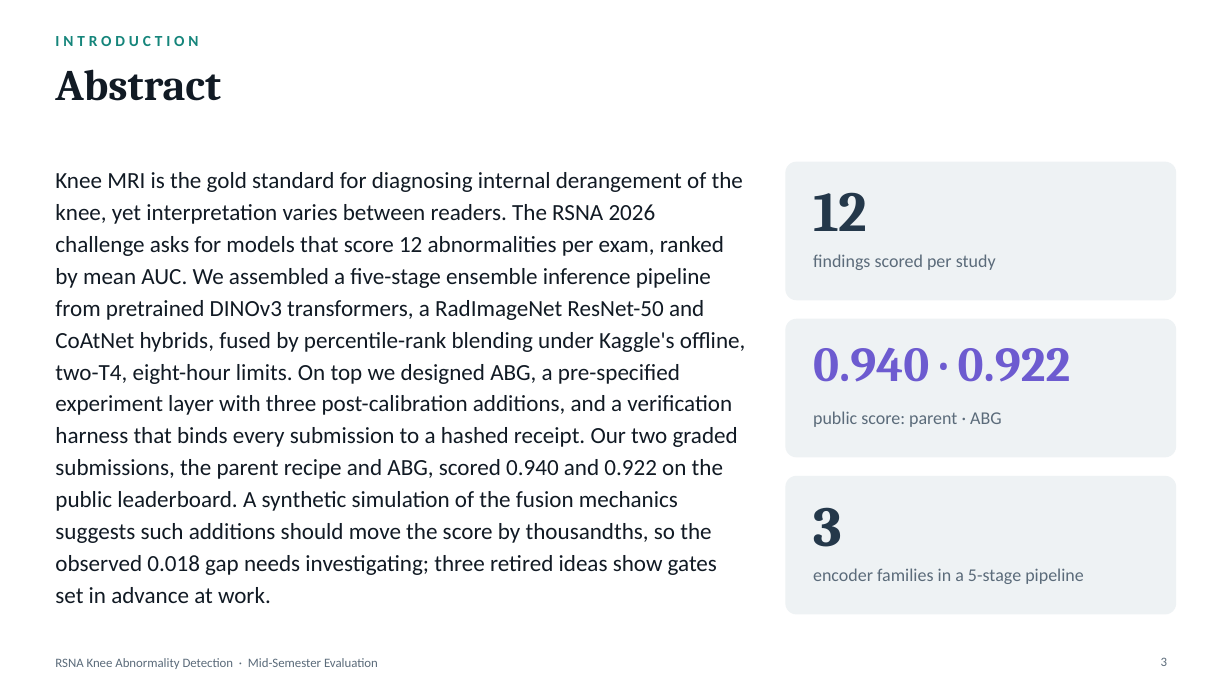
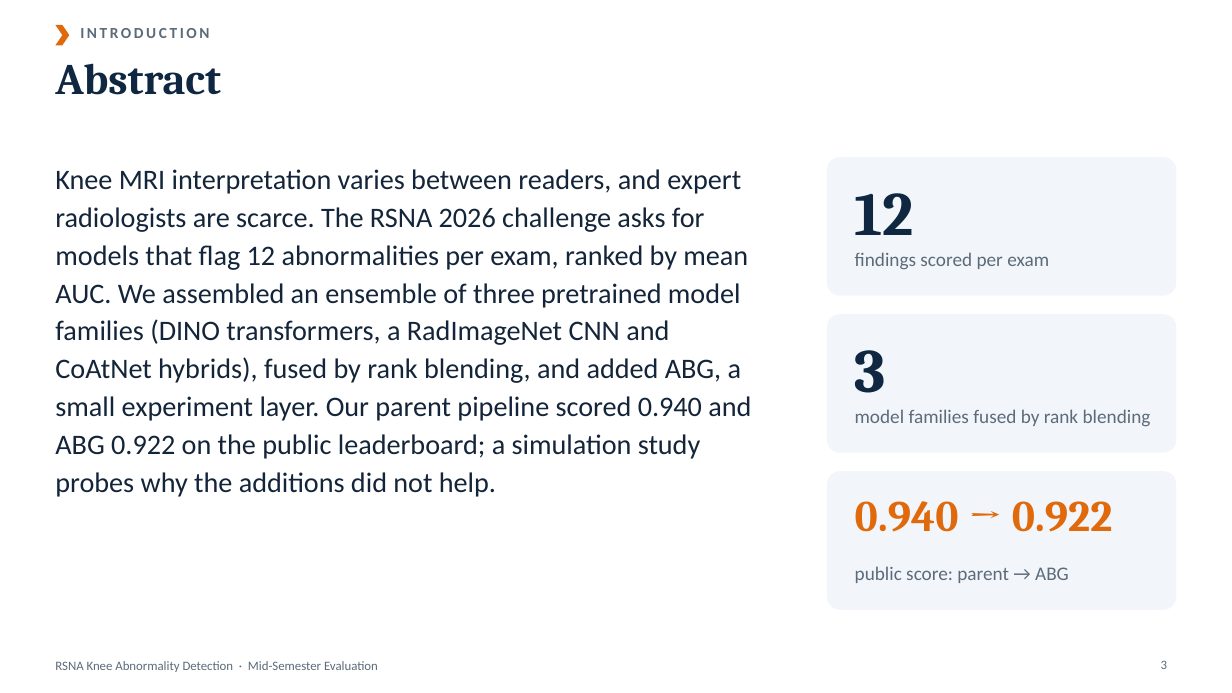
Before and after one commit to abhijitkar10/Sarth, a slide deck: slide 3 of RSNA_Knee_MRI_MidSem_Deck.pptx. Drawn at 1232x693 pixels with LibreOffice and Linux fonts; fonts in the diff are those of the drawing. Boxes give left, top, right and bottom in pixels: in the first picture for what was removed or moved away, otherwise in the second. Text is boxed around its words. In the diff, an @@ line names an element or a change of style, - is before the commit and + after.

```diff
--- a/RSNA_Knee_MRI_MidSem_Deck.pptx
+++ b/RSNA_Knee_MRI_MidSem_Deck.pptx
@@ chevron added at (x1=55, y1=25, x2=69, y2=45), fill #E0690C @@
@@ text "INTRODUCTION" moved from (x1=55, y1=36, x2=198, y2=46) to (x1=80, y1=28, x2=209, y2=38) @@
@@ text "INTRODUCTION" at (x1=80, y1=28, x2=209, y2=38): text colour #15857B to #5C6B7A, letter spacing 3 to 2 pt; less space between paragraphs @@
@@ title "Abstract" at (x1=55, y1=63, x2=221, y2=95): text colour #111A24 to #0F2740 @@
@@ text at (x1=55, y1=169, x2=751, y2=497): text changed; size 18 to 22 pt; text colour #111A24 to #14253A @@
-Knee MRI is the gold standard for diagnosing internal derangement of the knee, yet interpretation varies between readers. The RSNA 2026 challenge asks for models that score 12 abnormalities per exam, ranked by mean AUC. We assembled a five-stage ensemble inference pipeline from pretrained DINOv3 transformers, a RadImageNet ResNet-50 and CoAtNet hybrids, fused by percentile-rank blending under Kaggle's offline, two-T4, eight-hour limits. On top we designed ABG, a pre-specified experiment layer with three post-calibration additions, and a verification harness that binds every submission to a hashed receipt. Our two graded submissions, the parent recipe and ABG, scored 0.940 and 0.922 on the public leaderboard. A synthetic simulation of the fusion mechanics suggests such additions should move the score by thousandths, so the observed 0.018 gap needs investigating; three retired ideas show gates set in advance at work.
+Knee MRI interpretation varies between readers, and expert radiologists are scarce. The RSNA 2026 challenge asks for models that flag 12 abnormalities per exam, ranked by mean AUC. We assembled an ensemble of three pretrained model families (DINO transformers, a RadImageNet CNN and CoAtNet hybrids), fused by rank blending, and added ABG, a small experiment layer. Our parent pipeline scored 0.940 and ABG 0.922 on the public leaderboard; a simulation study probes why the additions did not help.
@@ rounded rectangle resized from (x1=786, y1=162, x2=1177, y2=300) to (x1=827, y1=157, x2=1177, y2=296) @@
@@ text "12" moved from (x1=813, y1=192, x2=867, y2=231) to (x1=855, y1=193, x2=914, y2=235) @@
@@ text "12" at (x1=855, y1=193, x2=914, y2=235): size 44 to 48 pt, text colour #24384A to #0F2740 @@
@@ text at (x1=855, y1=252, x2=1049, y2=270): text changed; size 14 to 15 pt; text colour #5B6B7A to #5C6B7A @@
-findings scored per study
+findings scored per exam
@@ rounded rectangle resized from (x1=786, y1=319, x2=1177, y2=457) to (x1=827, y1=314, x2=1177, y2=453) @@
@@ text "3" at (x1=855, y1=350, x2=886, y2=393): size 44 to 48 pt, text colour #24384A to #0F2740 @@
@@ text "3" moved from (x1=813, y1=507, x2=842, y2=547) to (x1=855, y1=350, x2=886, y2=393) @@
@@ text added at (x1=855, y1=409, x2=1151, y2=427), 15 pt, text #5C6B7A @@
+model families fused by rank blending
@@ fill #EEF2F4 to #F2F6FA; proportions changed in 3 elements at (x1=827, y1=157, x2=1177, y2=296), (x1=827, y1=314, x2=1177, y2=453), (x1=827, y1=471, x2=1177, y2=610) @@
@@ rounded rectangle resized from (x1=786, y1=476, x2=1177, y2=615) to (x1=827, y1=471, x2=1177, y2=610) @@
@@ text at (x1=855, y1=501, x2=1113, y2=532): text changed; size 38 to 34 pt; text colour #6D5BD0 to #E0690C @@
-0.940 · 0.922
+0.940 → 0.922
@@ text removed at (x1=813, y1=568, x2=1084, y2=584) @@
-encoder families in a 5-stage pipeline
@@ text at (x1=855, y1=566, x2=1069, y2=583): text changed; size 14 to 15 pt; text colour #5B6B7A to #5C6B7A @@
-public score: parent · ABG
+public score: parent → ABG
@@ text "RSNA Knee Abnormality Detection · ..." at (x1=55, y1=661, x2=378, y2=672): text colour #5B6B7A to #5C6B7A @@
@@ page number at (x1=1161, y1=660, x2=1167, y2=669): text colour #5B6B7A to #5C6B7A @@
```
Also in this commit, not shown: 11 other slides changed, 12 slides added, 13 slides removed, 5 other files.
